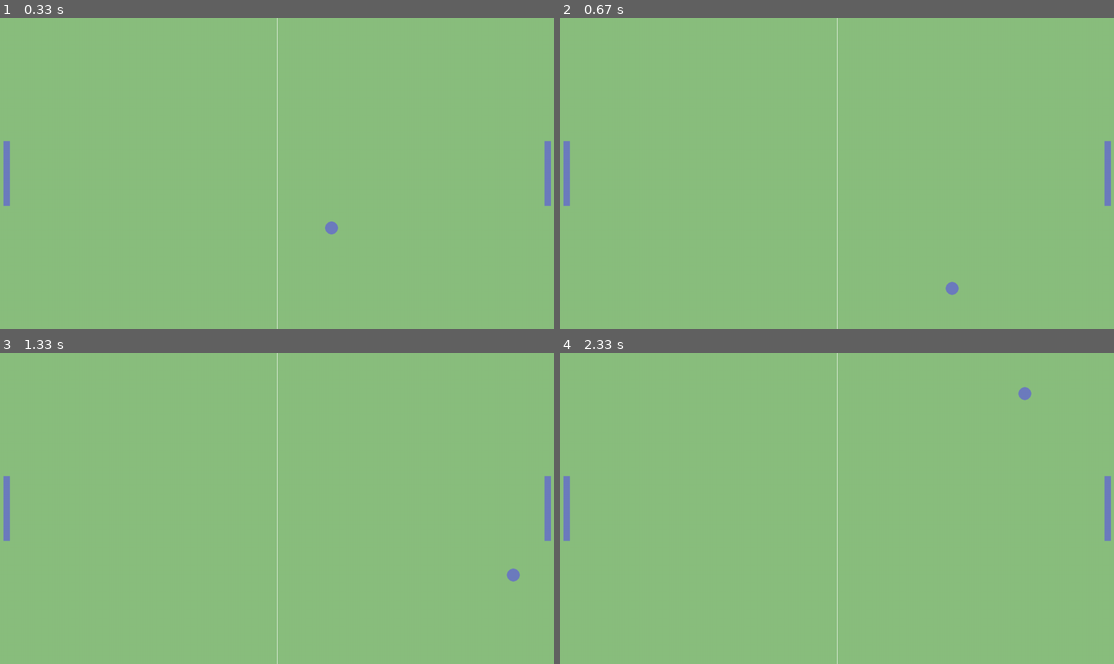
Above: before the commit, frames 1-4 (two rows, left to right).
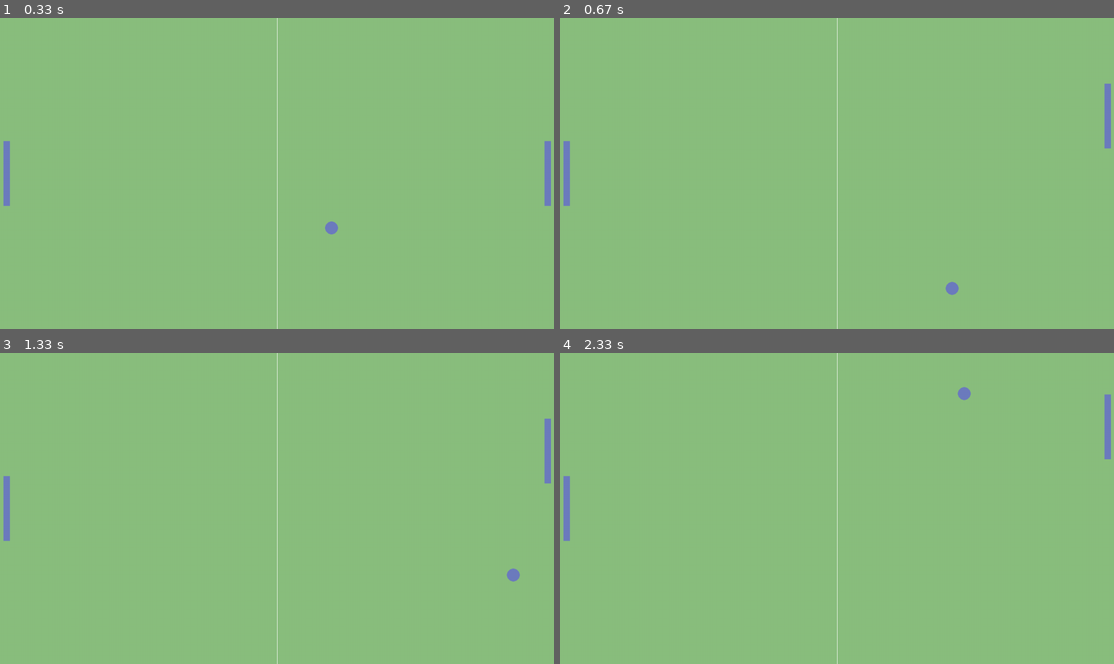
Above: after the commit, the same moments.

Repository: 100ballovby/PingPong_Game_PyGame
Game: pygame game, started from main.py
The game is run twice, just before and just after one commit, with the same random seed, the same clock (stepped at 60 frames per second) and the same inputs.
Inputs:
- Up to frame 1 (0.33 s): no input
- Up to frame 2 (0.67 s): hold Up from 0.33 s (still down)
- Up to frame 3 (1.33 s): release Up at 0.8 s; hold Down 0.83-1.13 s; hold Up from 1.17 s (still down)
- Up to frame 4 (2.33 s): release Up at 1.53 s; hold Down 1.57-1.93 s; hold Up 1.97-2.27 s; hold Down from 2.3 s (still down)

Frame 1 is identical in both runs. In frame 2, 0.5% of the frame differs, in the area x 98-100%, y 21-61%; in frame 3, 0.5%; in frame 4, 0.7%, in the area x 71-100%, y 10-61%.

Commit message:
Adding player motion

Diff:
--- a/main.py
+++ b/main.py
@@ -14,6 +14,13 @@
     elif obj.colliderect(pl) or obj.colliderect(opp):
         speed_x *= -1
 
+
+def player_move(pl, s, s_height):
+    pl.y += s
+    if pl.top <= 0:
+        pl.top = 0
+    elif pl.bottom >= s_height:
+        pl.bottom = s_height
 
 W = 1280
 H = 720
@@ -59,4 +66,14 @@
     pg.draw.ellipse(screen, BLUE, ball)
 
     pg.display.update()
+
+    keys = pg.key.get_pressed()
+    if keys[pg.K_UP]:
+        p_speed = -speed
+    elif keys[pg.K_DOWN]:
+        p_speed = speed
+    else:
+        p_speed = 0
+
     ball_move(ball, W, H, player, opponent)
+    player_move(player, p_speed, H)
